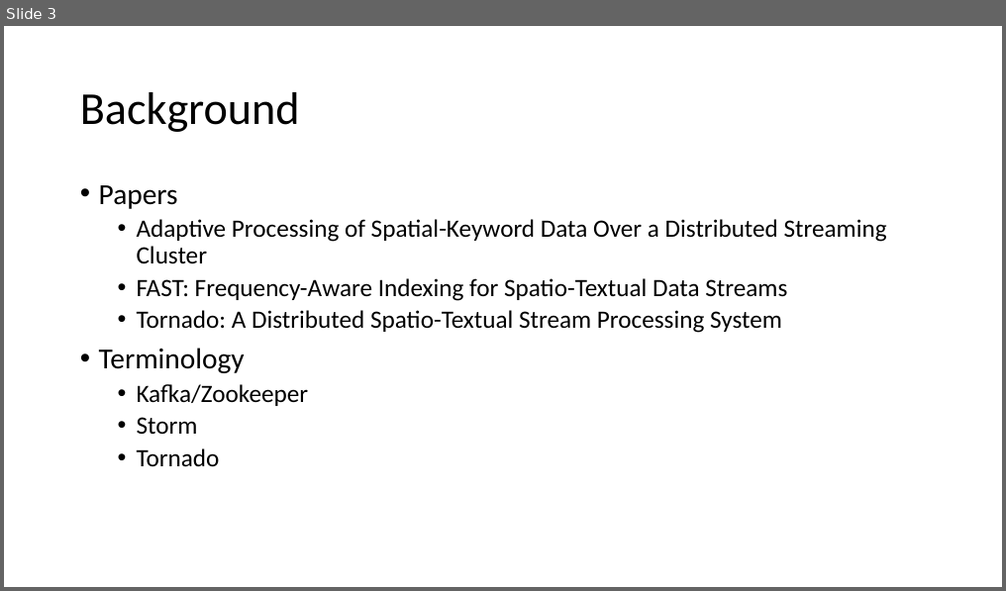
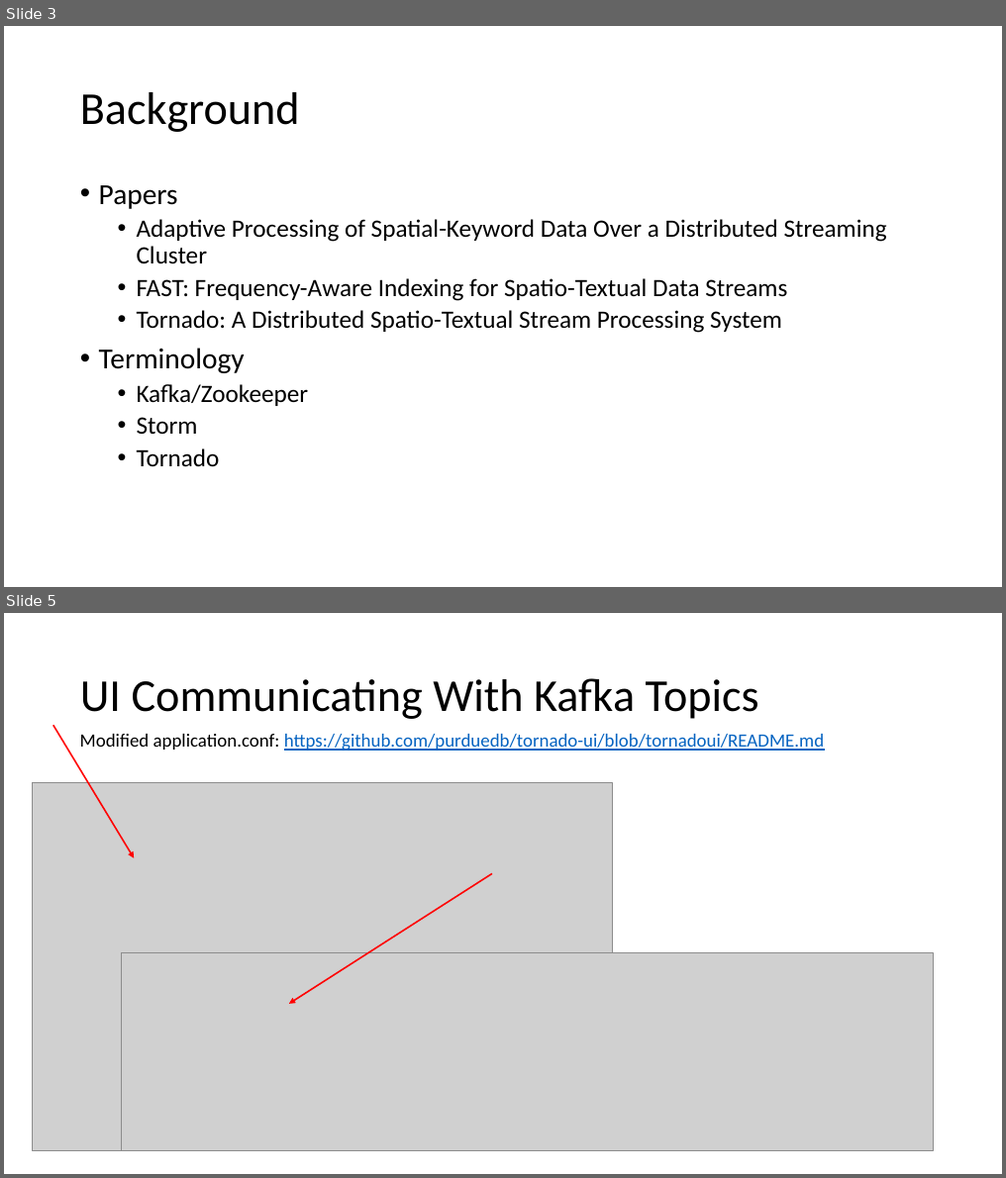
Before and after one commit to PeytonNP/cs490, a slide deck: FinalPresentation.pptx. Shown one above the other, each under a label of ours: slide 3 before the commit, slides 3 and 5 after it; the slides between them are not shown. The pictures are 1006x591 and 1006x1178 pixels, drawn with LibreOffice and Linux fonts; fonts in the diff are those of the drawing; grey boxes stand for pictures. Boxes give left, top, right and bottom in pixels: in the first picture for what was removed or moved away, otherwise in the second. Text is boxed around its words. In the diff, an @@ line names an element or a change of style, - is before the commit and + after.

```diff
--- a/FinalPresentation.pptx
+++ b/FinalPresentation.pptx
@@ slide 5 added at (4,613,1002,1174), background #FFFFFF @@
@@ title added at (80,678,759,719), 44 pt, text #000000 @@
+UI Communicating With Kafka Topics
@@ text added at (80,734,824,751), 18 pt, text #0563C1, underline @@
+Modified application.conf: https://github.com/purduedb/tornado-ui/blob/tornadoui/README.md
@@ group added at (32,725,933,1152): 2 pictures, 2 arrows @@
```
Also in this commit, not shown: 3 slides changed, 4 other slides added, 2 other files.
